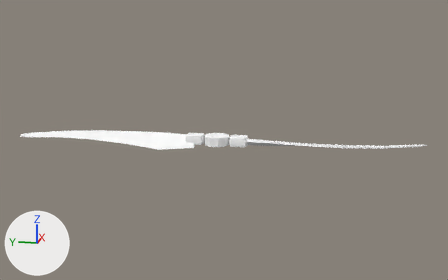
The OBJ model Assets/models/recon_octocopter/recon_octocopter_prop_cw_lod1.obj as it was, and as the next commit left it.
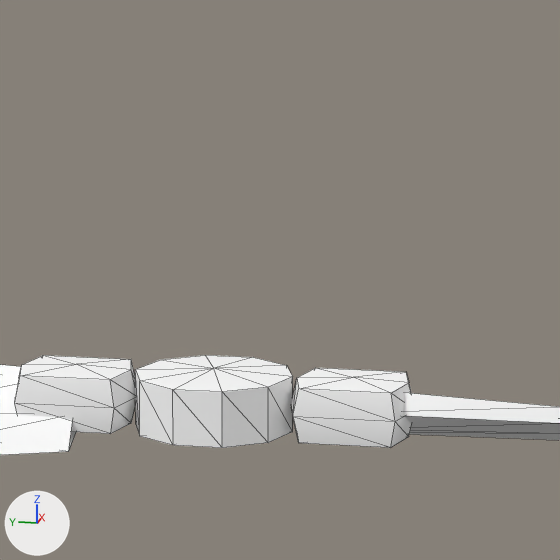
There are two pictures of each version: one whole from a 50 mm lens placed at (-37.65, -7.99, 9.42), pointed at (0.11, -0.44, -0.02), one close up on the part from 41% to 61% of the width and 27% to 59% of the height. Every picture has the same lights, and +X, +Y and +Z are marked at lower left. The last two pictures show the newer version. The close-ups show mesh edges as thin lines. Where no turn or scale is listed for an object, it has been applied to the vertices.

Names of what the first close-up shows: 'recon_octocopter_prop_cw_lod1'.
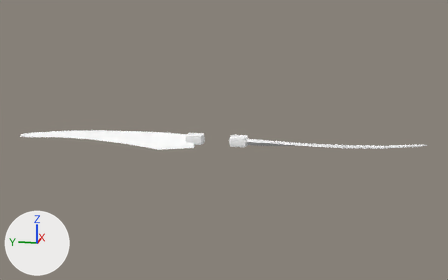
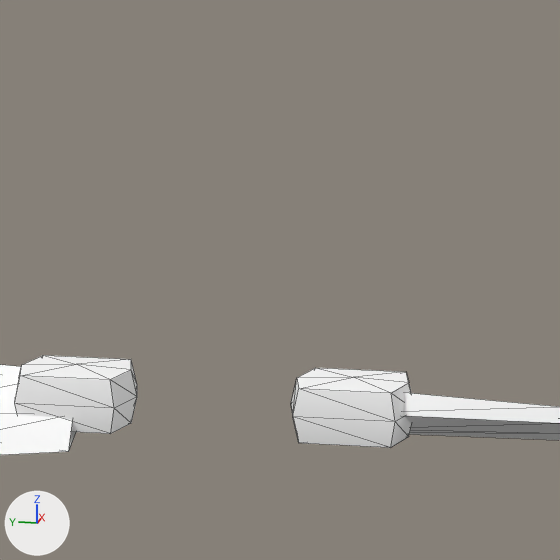
Boxes (x1, y1, x2, y2) around the edits, measured in the close-ups (560 x 560 px):
part 1 of me_recon_octocopter_prop_cw_lod1, cut back
    before: (76, 355, 352, 448)
    after: (76, 359, 352, 433)

The change, as a list of edits to the scene's bpy script:
```text
Change me_recon_octocopter_prop_cw_lod1:
    used by ob_recon_octocopter_prop_cw_lod1; location = (0.0, 0.0, 0.0)
    remove me_recon_octocopter_prop_cw_lod1.from_pydata(...)  # 154 vertices, 266 faces; spans x -1.5..1.5, y -13.0..13.0, z -0.5..0.3
    add me_recon_octocopter_prop_cw_lod1.from_pydata(...)  # 132 vertices, 226 faces; spans x -1.5..1.5, y -13.0..13.0, z -0.5..0.3
    me_recon_octocopter_prop_cw_lod1 part 1
    22 vertices are removed from x -0.8..0.8, y -0.8..0.8, z -0.3..0.3
    64 faces are deleted
    24 new faces join them
```
